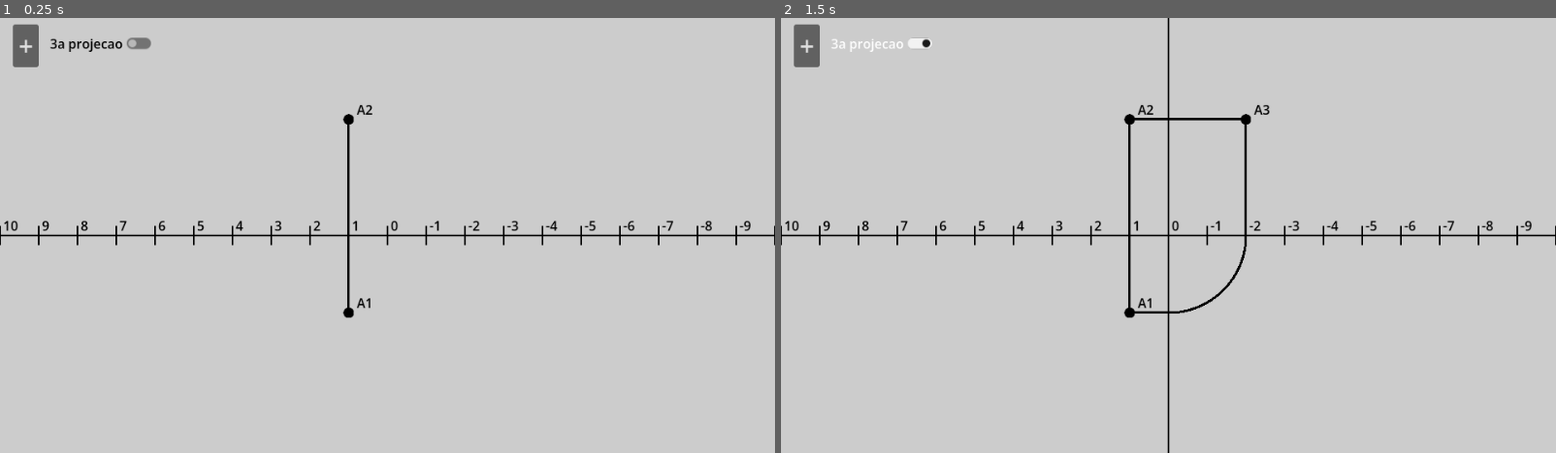
Above: before the commit, frames 1-2 (left to right).
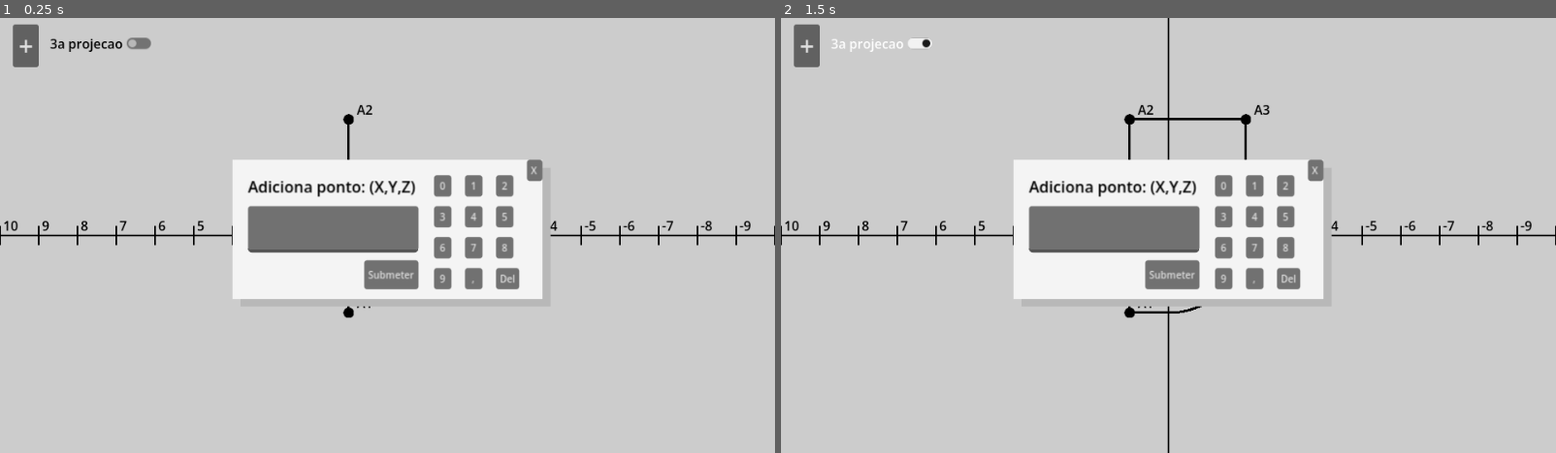
Above: after the commit, the same moments.

Repository: KP913/GeoDes-Editor
Game: Godot game, scene res://main.tscn
Two runs of this game, one before a commit and one after it. Both use one fixed random seed, a clock stepped at 60 frames per second and the inputs below.
Inputs:
- Up to frame 1 (0.25 s): no input
- Up to frame 2 (1.5 s): click "+" at 0.5 s; click "3a projecao" at 1.25 s

The runs differ from the first frame. In frame 1, 12% of the frame differs, in the area x 29-72%, y 32-67%; in frame 2, 12%.

Commit message:
Interface addbutton done!

Diff:
--- a/main.tscn
+++ b/main.tscn
@@ -2,6 +2,25 @@
 
 [ext_resource type="Script" uid="uid://00ch8la2k767" path="res://main.gd" id="1_0xm2m"]
 [ext_resource type="Script" uid="uid://cjync045ce8j2" path="res://camera.gd" id="3_h2yge"]
+
+[sub_resource type="StyleBoxFlat" id="StyleBoxFlat_0xm2m"]
+bg_color = Color(0.72, 0.72, 0.72, 1)
+
+[sub_resource type="Gradient" id="Gradient_h2yge"]
+offsets = PackedFloat32Array(0.92086333, 0.94244605, 1)
+colors = PackedColorArray(1, 1, 1, 0, 0.52967745, 0.52967745, 0.52967745, 0.33814043, 1, 1, 1, 0)
+
+[sub_resource type="GradientTexture2D" id="GradientTexture2D_1bvp3"]
+gradient = SubResource("Gradient_h2yge")
+fill = 2
+fill_from = Vector2(0.49261084, 0.5073892)
+fill_to = Vector2(0.03448276, 0.039408866)
+
+[sub_resource type="StyleBoxTexture" id="StyleBoxTexture_lquwl"]
+texture = SubResource("GradientTexture2D_1bvp3")
+
+[sub_resource type="StyleBoxFlat" id="StyleBoxFlat_7mycd"]
+bg_color = Color(0.9549531, 0.9549531, 0.9549531, 1)
 
 [node name="Main" type="Node2D" unique_id=2109689240]
 script = ExtResource("1_0xm2m")
@@ -25,9 +44,9 @@
 
 [node name="Pontos" type="Node2D" parent="." unique_id=334612605]
 
-[node name="CanvasLayer" type="CanvasLayer" parent="." unique_id=1573319556]
-
-[node name="AddPoint" type="Button" parent="CanvasLayer" unique_id=732146237]
+[node name="HUD" type="CanvasLayer" parent="." unique_id=1573319556]
+
+[node name="AddPoint" type="Button" parent="HUD" unique_id=732146237]
 offset_left = 16.0
 offset_top = 8.0
 offset_right = 48.0
@@ -36,7 +55,7 @@
 theme_override_font_sizes/font_size = 32
 text = "+"
 
-[node name="3aProjecao" type="CheckButton" parent="CanvasLayer" unique_id=512468806]
+[node name="3aProjecao" type="CheckButton" parent="HUD" unique_id=512468806]
 offset_left = 56.0
 offset_top = 16.0
 offset_right = 194.0
@@ -44,4 +63,180 @@
 theme_override_colors/font_color = Color(0, 0, 0, 1)
 text = "3a projecao"
 
-[connection signal="toggled" from="CanvasLayer/3aProjecao" to="." method="_on_a_projecao_toggled"]
+[node name="Control" type="Control" parent="HUD" unique_id=1195964123]
+layout_mode = 3
+anchors_preset = 0
+offset_left = 432.00003
+offset_top = 224.00002
+offset_right = 472.00003
+offset_bottom = 264.0
+scale = Vector2(1.2, 1.2)
+
+[node name="Panelbackshadow" type="Panel" parent="HUD/Control" unique_id=479990123]
+layout_mode = 0
+offset_left = -112.00003
+offset_top = -32.000015
+offset_right = 208.0
+offset_bottom = 111.999985
+theme_override_styles/panel = SubResource("StyleBoxFlat_0xm2m")
+
+[node name="Panelshadow" type="Panel" parent="HUD/Control" unique_id=1558648354]
+visible = false
+layout_mode = 0
+offset_left = 296.0
+offset_top = 184.0
+offset_right = 664.0
+offset_bottom = 352.0
+theme_override_styles/panel = SubResource("StyleBoxTexture_lquwl")
+
+[node name="Panel" type="Panel" parent="HUD/Control" unique_id=477685118]
+layout_mode = 0
+offset_left = -120.00003
+offset_top = -40.000015
+offset_right = 200.0
+offset_bottom = 103.999985
+theme_override_styles/panel = SubResource("StyleBoxFlat_7mycd")
+
+[node name="Label" type="Label" parent="HUD/Control" unique_id=1068038616]
+layout_mode = 0
+offset_left = -104.00003
+offset_top = -24.000015
+offset_right = 77.99997
+offset_bottom = -1.0000153
+theme_override_colors/font_color = Color(0, 0, 0, 1)
+text = "Adiciona ponto: (X,Y,Z)"
+
+[node name="LineEdit" type="LineEdit" parent="HUD/Control" unique_id=828946344]
+layout_mode = 0
+offset_left = -104.00003
+offset_top = 7.9999847
+offset_right = 71.99997
+offset_bottom = 55.999985
+
+[node name="Button0" type="Button" parent="HUD/Control" unique_id=1990661610]
+layout_mode = 0
+offset_left = 87.99994
+offset_top = -24.000015
+offset_right = 105.99994
+offset_bottom = -2.0000153
+theme_override_font_sizes/font_size = 10
+text = "0"
+
+[node name="Button1" type="Button" parent="HUD/Control" unique_id=1393596512]
+layout_mode = 0
+offset_left = 119.99994
+offset_top = -24.000015
+offset_right = 137.99994
+offset_bottom = -2.0000153
+theme_override_font_sizes/font_size = 10
+text = "1"
+
+[node name="Button2" type="Button" parent="HUD/Control" unique_id=1104696329]
+layout_mode = 0
+offset_left = 151.99994
+offset_top = -24.000015
+offset_right = 169.99994
+offset_bottom = -2.0000153
+theme_override_font_sizes/font_size = 10
+text = "2"
+
+[node name="Button3" type="Button" parent="HUD/Control" unique_id=1398399224]
+layout_mode = 0
+offset_left = 87.99994
+offset_top = 7.9999847
+offset_right = 105.99994
+offset_bottom = 29.999985
+theme_override_font_sizes/font_size = 10
+text = "3"
+
+[node name="Button4" type="Button" parent="HUD/Control" unique_id=804654626]
+layout_mode = 0
+offset_left = 119.99994
+offset_top = 7.9999847
+offset_right = 137.99994
+offset_bottom = 29.999985
+theme_override_font_sizes/font_size = 10
+text = "4"
+
+[node name="Button5" type="Button" parent="HUD/Control" unique_id=1780430022]
+layout_mode = 0
+offset_left = 151.99994
+offset_top = 7.9999847
+offset_right = 169.99994
+offset_bottom = 29.999985
+theme_override_font_sizes/font_size = 10
+text = "5"
+
+[node name="Button6" type="Button" parent="HUD/Control" unique_id=1724398271]
+layout_mode = 0
+offset_left = 87.99994
+offset_top = 39.999985
+offset_right = 105.99994
+offset_bottom = 61.999985
+theme_override_font_sizes/font_size = 10
+text = "6"
+
+[node name="Button7" type="Button" parent="HUD/Control" unique_id=1235349357]
+layout_mode = 0
+offset_left = 119.99994
+offset_top = 39.999985
+offset_right = 137.99994
+offset_bottom = 61.999985
+theme_override_font_sizes/font_size = 10
+text = "7"
+
+[node name="Button8" type="Button" parent="HUD/Control" unique_id=944749597]
+layout_mode = 0
+offset_left = 151.99994
+offset_top = 39.999985
+offset_right = 169.99994
+offset_bottom = 61.999985
+theme_override_font_sizes/font_size = 10
+text = "8"
+
+[node name="Button9" type="Button" parent="HUD/Control" unique_id=831665610]
+layout_mode = 0
+offset_left = 87.99994
+offset_top = 71.999985
+offset_right = 105.99994
+offset_bottom = 93.999985
+theme_override_font_sizes/font_size = 10
+text = "9"
+
+[node name="ButtonComma" type="Button" parent="HUD/Control" unique_id=1208481398]
+layout_mode = 0
+offset_left = 119.99994
+offset_top = 71.999985
+offset_right = 137.99994
+offset_bottom = 93.999985
+theme_override_font_sizes/font_size = 10
+text = ","
+
+[node name="ButtonDelete" type="Button" parent="HUD/Control" unique_id=372441683]
+layout_mode = 0
+offset_left = 151.99994
+offset_top = 71.999985
+offset_right = 175.99994
+offset_bottom = 93.999985
+theme_override_font_sizes/font_size = 10
+text = "Del"
+
+[node name="ButtonSubmit" type="Button" parent="HUD/Control" unique_id=1442176851]
+layout_mode = 0
+offset_left = 15.9999695
+offset_top = 63.999985
+offset_right = 71.99997
+offset_bottom = 93.999985
+theme_override_font_sizes/font_size = 10
+text = "Submeter"
+
+[node name="ButtonClose" type="Button" parent="HUD/Control" unique_id=37725881]
+layout_mode = 0
+offset_left = 183.99994
+offset_top = -40.000015
+offset_right = 199.99994
+offset_bottom = -18.000015
+theme_override_font_sizes/font_size = 10
+text = "X"
+
+[connection signal="toggled" from="HUD/3aProjecao" to="." method="_on_a_projecao_toggled"]
